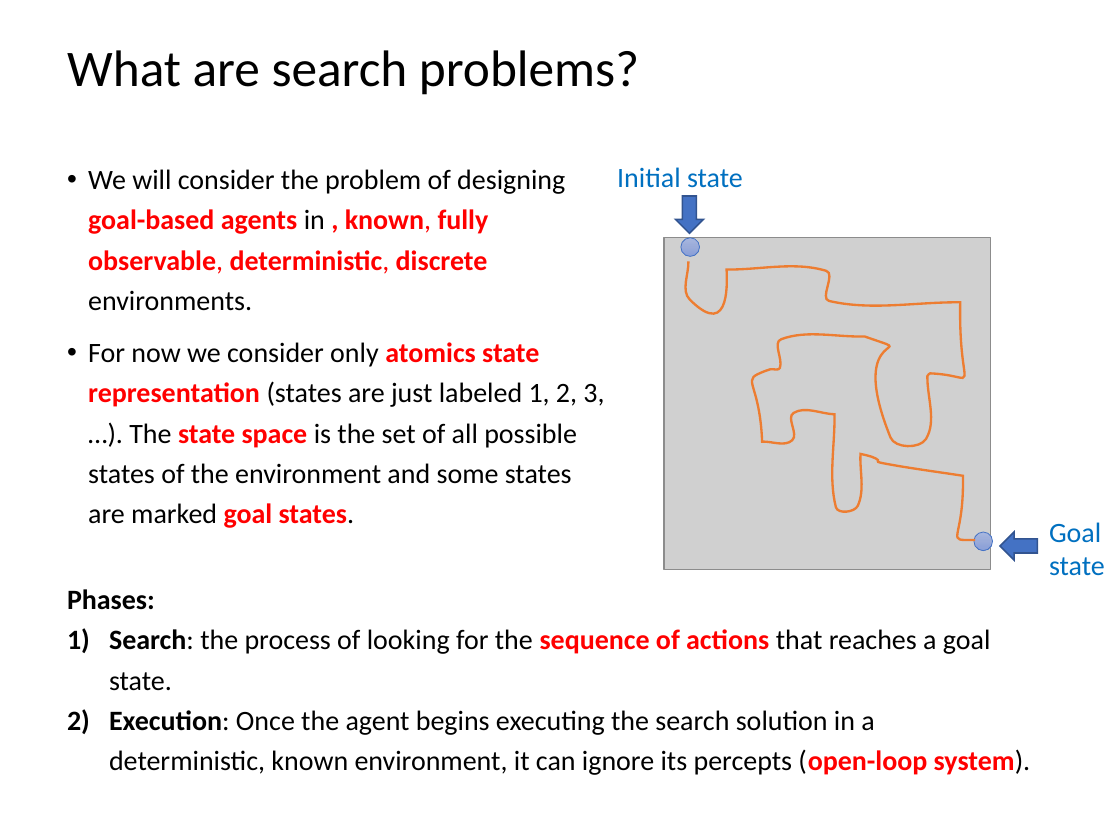
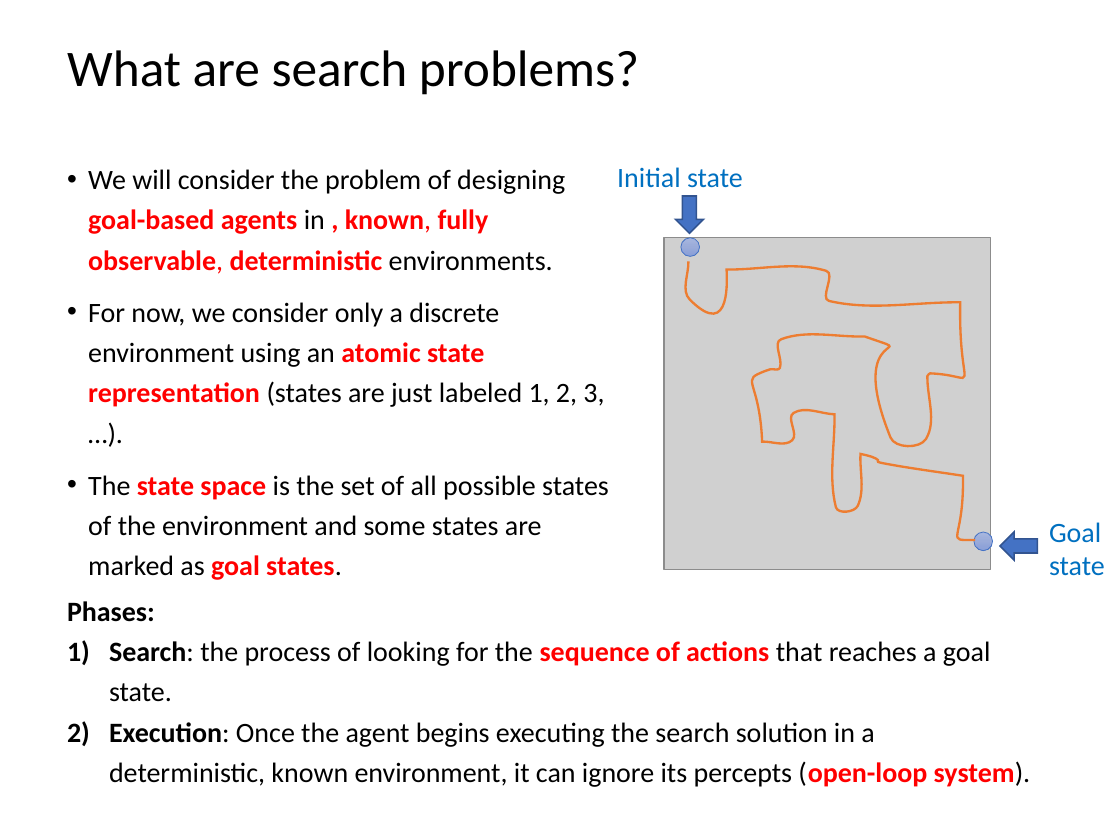
Before and after one commit to mhahsler/CS7320-AI, a slide deck: slide 4 of slides/03_search.pptx. Drawn at 1120x840 pixels with LibreOffice and Linux fonts; fonts in the diff are those of the drawing; grey boxes stand for pictures. Boxes give left, top, right and bottom in pixels: in the first picture for what was removed or moved away, otherwise in the second. Text is boxed around its words. In the diff, an @@ line names an element or a change of style, - is before the commit and + after.

```diff
--- a/slides/03_search.pptx
+++ b/slides/03_search.pptx
@@ text at [88,169,609,580]: text changed @@
-• We will consider the problem of designing goal-based agents in , known, fully observable, deterministic, discrete environments.
-• For now we consider only atomics state representation (states are just labeled 1, 2, 3, …). The state space is the set of all possible states of the environment and some states are marked goal states.
+• We will consider the problem of designing goal-based agents in , known, fully observable, deterministic environments.
+• For now, we consider only a discrete environment using an atomic state representation (states are just labeled 1, 2, 3, …).
+• The state space is the set of all possible states of the environment and some states are marked as goal states.
@@ text "Phases:": place and size @@
-text "Phases:" at [67,589,1031,775]
+text "Phases:" at [67,601,1031,787]
```
Also in this commit, not shown: 5 other slides changed, 1 other file.
